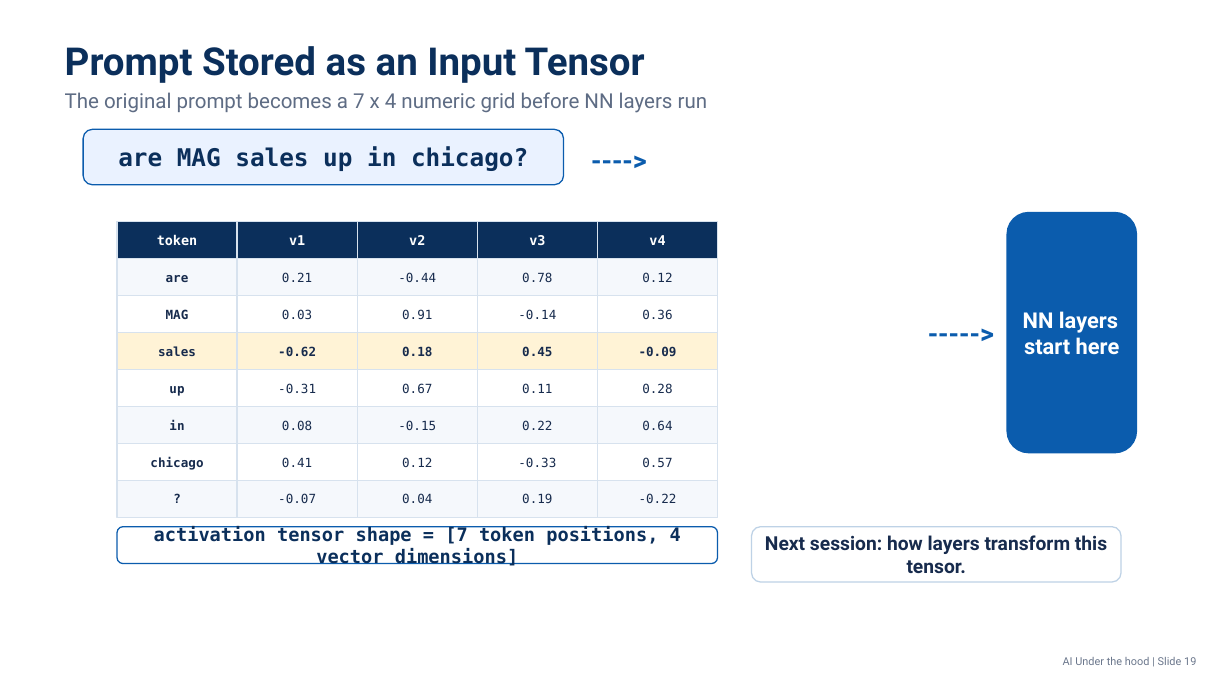
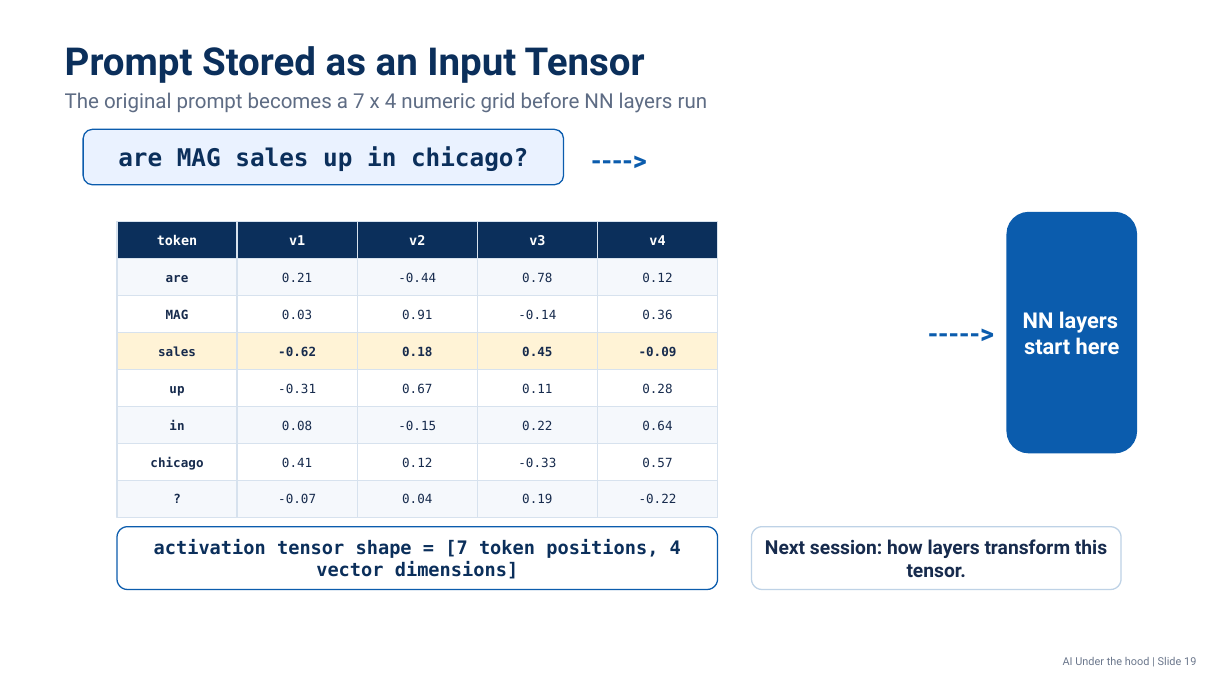
Before and after one commit to javaboy-vk/MAGPAI, a slide deck: slide 19 of pptx/Session_01_Tokens_v1.0.pptx. Drawn at 1232x693 pixels with LibreOffice and Linux fonts; fonts in the diff are those of the drawing. Boxes give left, top, right and bottom in pixels: in the first picture for what was removed or moved away, otherwise in the second. Text is boxed around its words. In the diff, an @@ line names an element or a change of style, - is before the commit and + after.

```diff
--- a/pptx/Session_01_Tokens_v1.0.pptx
+++ b/pptx/Session_01_Tokens_v1.0.pptx
@@ rounded rectangle "activation tensor shape = [7 ...": place and size @@
-rounded rectangle "activation tensor shape = [7 ..." at (117, 527, 718, 564)
+rounded rectangle "activation tensor shape = [7 ..." at (117, 527, 718, 590)
@@ rounded rectangle "Next session: how layers transform ...": place and size @@
-rounded rectangle "Next session: how layers transform ..." at (751, 527, 1121, 582)
+rounded rectangle "Next session: how layers transform ..." at (751, 527, 1121, 590)
```
Also in this commit, not shown: 1 other slide changed, 6 other files.
